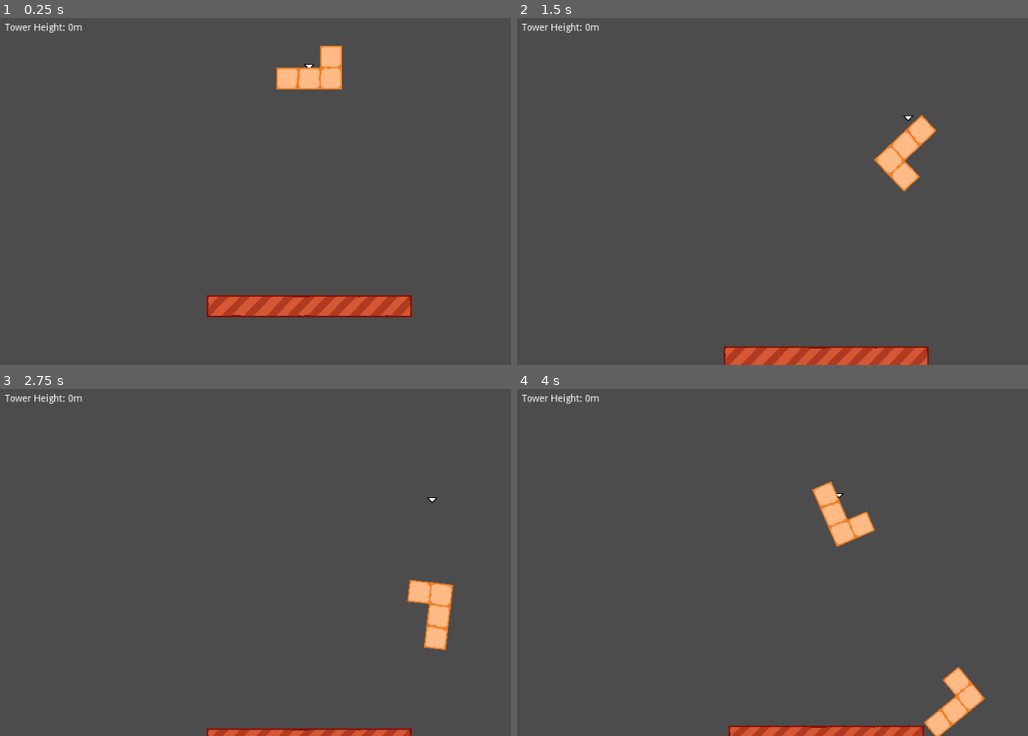
Above: before the commit, frames 1-4 (two rows, left to right).
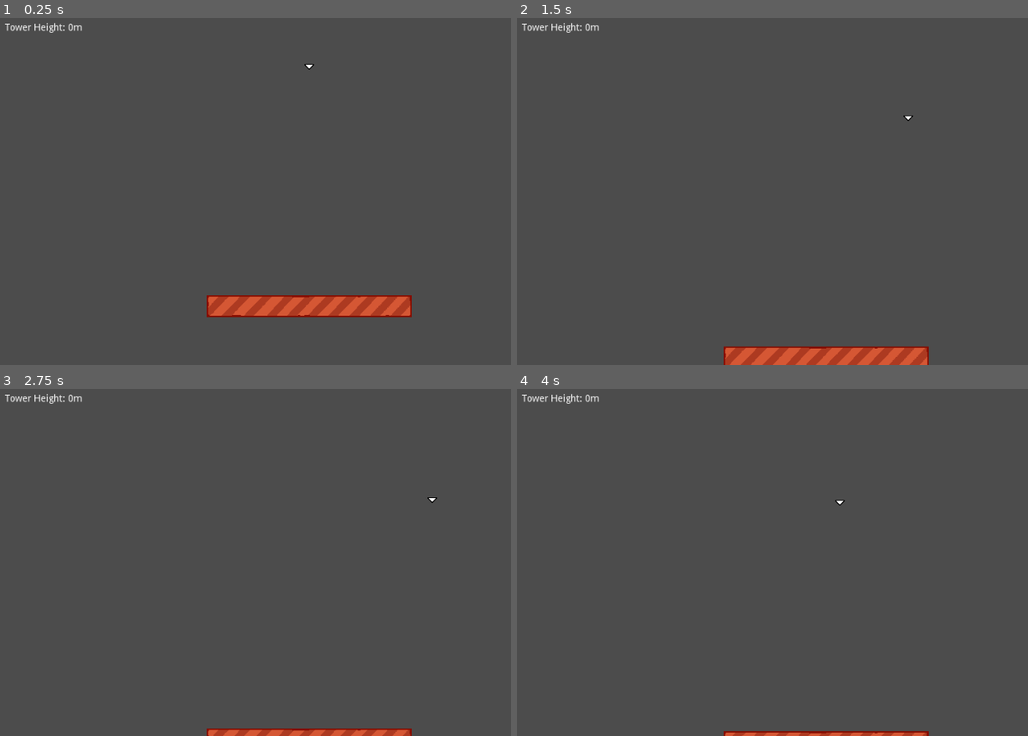
Above: after the commit, the same moments.

Repository: hapsal/pcgd-13
Game: Godot game, scene res://levels/1PGame.tscn
Same seed, same stepped clock (60 frames per second), same inputs: the game is played once before the commit and once after it.
Inputs:
- Up to frame 1 (0.25 s): no input
- Up to frame 2 (1.5 s): hold Right (move_right) 0.53-1.28 s; hold E (rotate_clockwise) 0.53-1.28 s; hold Left (move_left) from 1.28 s (still down); tap Q (rotate_counter_clockwise) at 1.35 s
- Up to frame 3 (2.75 s): release Left (move_left) at 2.03 s; hold Right (move_right) from 2.03 s (still down); hold E (rotate_clockwise) from 2.03 s (still down)
- Up to frame 4 (4 s): release E (rotate_clockwise) at 2.78 s; tap Q (rotate_counter_clockwise) at 2.85 s; release Right (move_right) at 3.53 s; hold Left (move_left) from 3.53 s (still down); hold E (rotate_clockwise) from 3.53 s (still down)

The runs differ from the first frame. In frame 1, 1.1% of the frame differs, in the area x 54-67%, y 8-21%; in frame 2, 1.1%; in frame 3, 1.1%; in frame 4, 3.1%, in the area x 40-92%, y 26-100%.
Error after the commit: Invalid get index 'position' (on base: 'null instance'). (res://levels/1PGame.gd:23)

Commit message:
Tower height accurately being measured

Diff:
--- a/Block.gd
+++ b/Block.gd
@@ -5,21 +5,18 @@
 var collision_objects:Array
 var rotation_accumulator: float = 0.0
 
-func _process(delta):
-	pass
-
 func _ready():
 	set_contact_monitor(true)
 	contacts_reported = 10
 	collision_objects = get_collision_objects()
 	continuous_cd = CCD_MODE_CAST_RAY
+	set_collision_layer_bit(1, true) # Blocks layer
 
 func is_colliding_with_another_object() -> bool:
 	return not get_colliding_bodies().empty()
 
 const wrong_collision_object_message = "%s has a CollisionShape2D instead of a CollisionPolygon2D\nBlocks must use CollisionPolygon2D"
 func get_collision_objects() -> Array:
-	var collision_objects:Array
 	var children = get_children()
 	for child in children:
 		if child is CollisionPolygon2D:
--- a/BlockManager.gd
+++ b/BlockManager.gd
@@ -1,30 +1,47 @@
 extends Node2D
 
-var blocks:Array
 export(String, DIR) var blocks_directory = "res://blocks"
 var block_types:Array
-
+var blocks_container
+var tower_height_measurer
 
 func _ready():
 	block_types = load_block_types()
-
+	blocks_container = $BlocksContainer
+	tower_height_measurer = $TowerHeightMeasurer
 
 func spawn_block_at(location:Vector2) -> Block:
 	var new_block = block_types[randi() % (block_types.size())].instance()
-	add_child(new_block)
+	blocks_container.add_child(new_block)
 	new_block.transform.origin = location
 	return new_block
 
 func get_tower_height() -> float:
-	var center_of_highest_block = 0
-	for block in get_children():
+	return -get_tower_peak().y
+
+func get_tower_peak() -> Vector2:
+	var approximate_height = approximate_tower_peak()
+	return find_exact_peak(approximate_height)
+
+func approximate_tower_peak() -> Vector2:
+	var centre_of_highest_block = Vector2.ZERO
+	for block in blocks_container.get_children():
 		if block.is_colliding_with_another_object(): # (Hacky) Heuristic of if the block is in the tower
-			if block.transform.origin.y < center_of_highest_block:
-				center_of_highest_block = block.transform.origin.y
-	return -center_of_highest_block
+			if block.transform.origin.y < centre_of_highest_block.y:
+				centre_of_highest_block = block.transform.origin
+	return centre_of_highest_block
+
+func find_exact_peak(var minimum_peak:Vector2 = Vector2.ZERO) -> Vector2:
+	var space_state = get_world_2d().direct_space_state
+	var peak = minimum_peak
+	var result = space_state.intersect_ray(Vector2(-300, peak.y), Vector2(300, peak.y), [self], 1)
+	while result:
+		peak = result["position"]
+		result =  space_state.intersect_ray(Vector2(-300, peak.y-1), Vector2(300, peak.y-1), [self], 1)
+	return peak
 
 func load_block_types() -> Array:
-	var types:Array
+	var types = []
 	var dir = Directory.new()
 	dir.open(blocks_directory)
 	dir.list_dir_begin()
--- a/levels/1PGame.gd
+++ b/levels/1PGame.gd
@@ -16,10 +16,11 @@
 	height_label = $HUD/HeightLabel
 
 # Called every frame. 'delta' is the elapsed time since the previous frame.
-func _process(delta):
+func _process(_delta):
 	update_camera()
 	update_player()
 	update_label()
+	$Sprite.position.y = -tower_height
 
 	tower_height = block_manager.get_tower_height()
 	if not player.active_block or player.active_block.is_colliding_with_another_object():
--- a/levels/1PGame.tscn
+++ b/levels/1PGame.tscn
@@ -37,6 +37,8 @@
 
 [node name="BlockManager" parent="." instance=ExtResource( 1 )]
 
+[node name="BlocksContainer" type="Node2D" parent="BlockManager"]
+
 [node name="Camera2D" type="Camera2D" parent="."]
 offset = Vector2( 0, -200 )
 current = true
--- a/project.godot
+++ b/project.godot
@@ -30,6 +30,10 @@
 window/size/height=540
 window/stretch/mode="viewport"
 window/stretch/aspect="keep"
+
+[global]
+
+collision=false
 
 [gui]
 
@@ -82,6 +86,10 @@
  ]
 }
 
+[layer_names]
+
+2d_physics/layer_2="blocks"
+
 [physics]
 
 common/physics_fps=120
